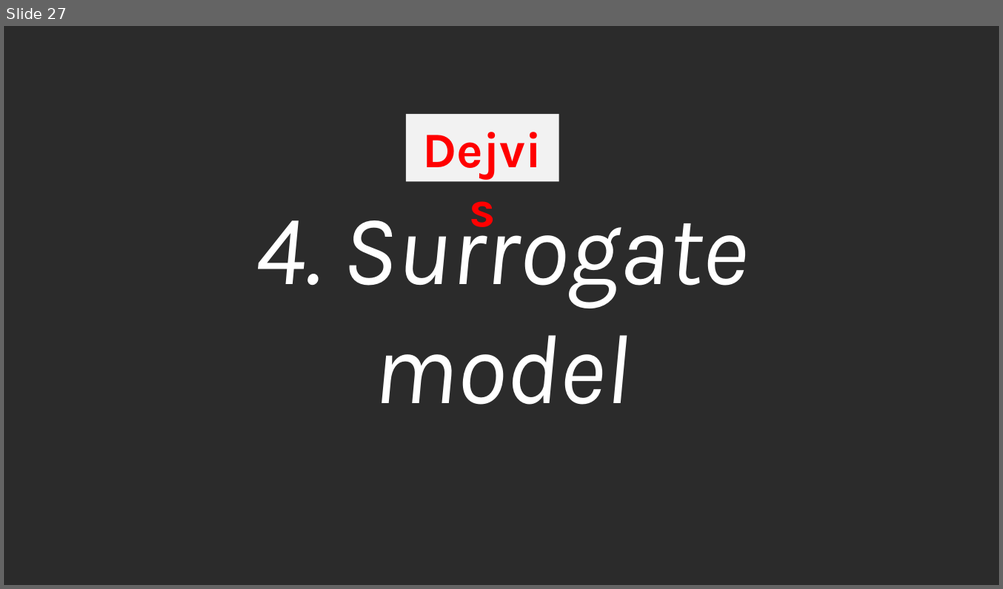
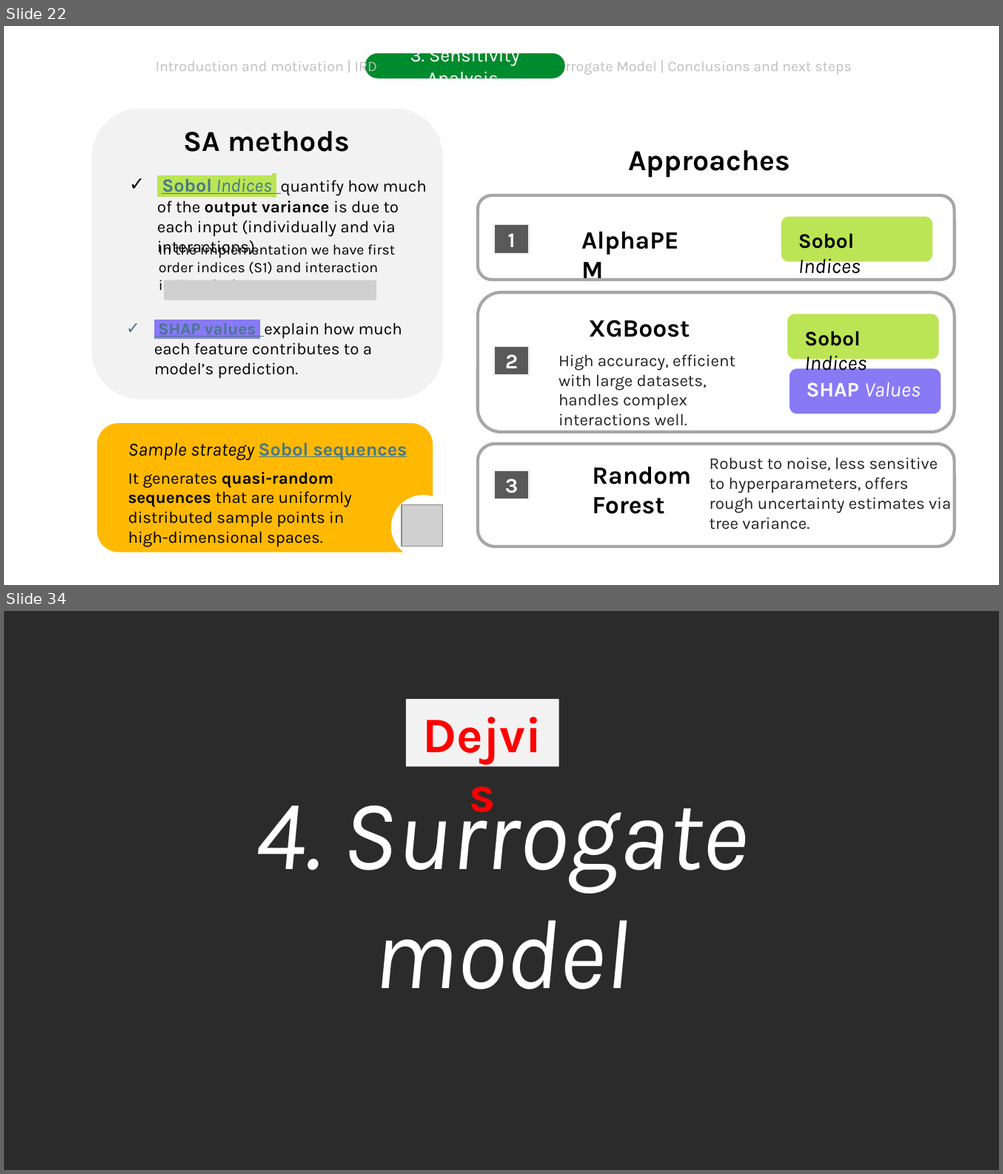
Before and after one commit to DejvisT/Sensitivity-Analysis-and-Surrogate-Modeling-of-PEM-Fuel-Cells, a slide deck: final_presentation_v1.pptx. Shown one above the other, each under a label of ours: slide 27 before the commit, slides 22 and 34 after it; the slides between them are not shown. The pictures are 1003x589 and 1003x1174 pixels, drawn with LibreOffice and Linux fonts; fonts in the diff are those of the drawing; grey boxes stand for pictures; background and template pictures are left out; a plain dark background stands for a picture behind light text. Boxes give left, top, right and bottom in pixels: in the first picture for what was removed or moved away, otherwise in the second. Text is boxed around its words. In the diff, an @@ line names an element or a change of style, - is before the commit and + after.

```diff
--- a/final_presentation_v1.pptx
+++ b/final_presentation_v1.pptx
@@ slide 22 added at bbox=[4, 26, 999, 585], background picture (left out) @@
@@ text added at bbox=[156, 58, 377, 76], 14 pt, text #BFBFBF @@
+Introduction and motivation | IRD
@@ rounded rectangle added at bbox=[365, 53, 565, 79], fill #008B2E, 18 pt, text #FFFFFF @@
+3. Sensitivity Analysis
@@ text added at bbox=[548, 58, 851, 76], 14 pt, text #BFBFBF @@
+Surrogate Model | Conclusions and next steps
@@ group added at bbox=[92, 109, 444, 400]: 3 texts, 1 rounded rectangle @@
+✓ Sobol Indices quantify how much of the output variance is due to each input (individually and via interactions).
+✓ SHAP values explain how much each feature contributes to a model’s prediction.
+SA methods
@@ text added at bbox=[628, 150, 790, 178], 28 pt, text #000000, bold @@
+Approaches
@@ page number added at bbox=[7, 219, 43, 255], 16 pt, text #FFFFFF, bold @@
+22
@@ text added at bbox=[159, 242, 395, 281], 14 pt, text #000000 @@
+In the implementation we have first order indices (S1) and interaction indices (S2)
@@ group added at bbox=[478, 195, 955, 280]: 2 rounded rectangles, 2 texts, 1 rectangle @@
+1
+AlphaPEM
+Sobol Indices
@@ picture added at bbox=[164, 281, 376, 301] @@
@@ group added at bbox=[478, 292, 955, 432]: 4 texts, 3 rounded rectangles, 1 rectangle @@
+High accuracy, efficient with large datasets, handles complex interactions well.
+XGBoost
+SHAP Values
+Sobol Indices
+2
@@ rounded rectangle added at bbox=[478, 445, 955, 548], outline #A6A6A6 3 pt @@
@@ text added at bbox=[592, 467, 691, 514], 24 pt, text #000000, bold @@
+Random Forest
@@ text added at bbox=[709, 457, 950, 530], 16 pt, text #242121 @@
+Robust to noise, less sensitive to hyperparameters, offers rough uncertainty estimates via tree variance.
@@ rectangle added at bbox=[493, 471, 529, 500], fill #595959, outline #F2F2F2 1.5 pt, 20 pt, text #FFFFFF, bold @@
+3
@@ group added at bbox=[97, 423, 444, 553]: 2 texts, 1 freeform shape, 1 picture @@
+It generates quasi-random sequences that are uniformly distributed sample points in high-dimensional spaces.
+Sample strategy Sobol sequences
@@ what was slide 27 is now slide 34 @@
```
Also in this commit, not shown: 17 slides changed, 11 other slides added, 3 slides removed.
